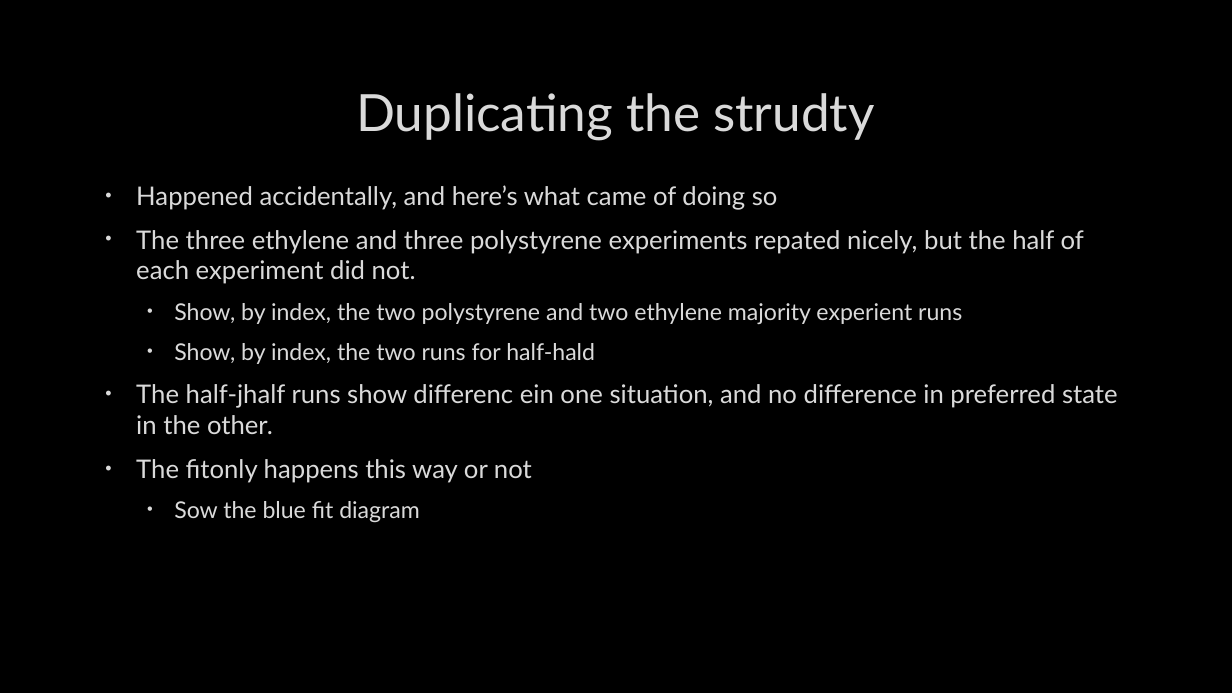
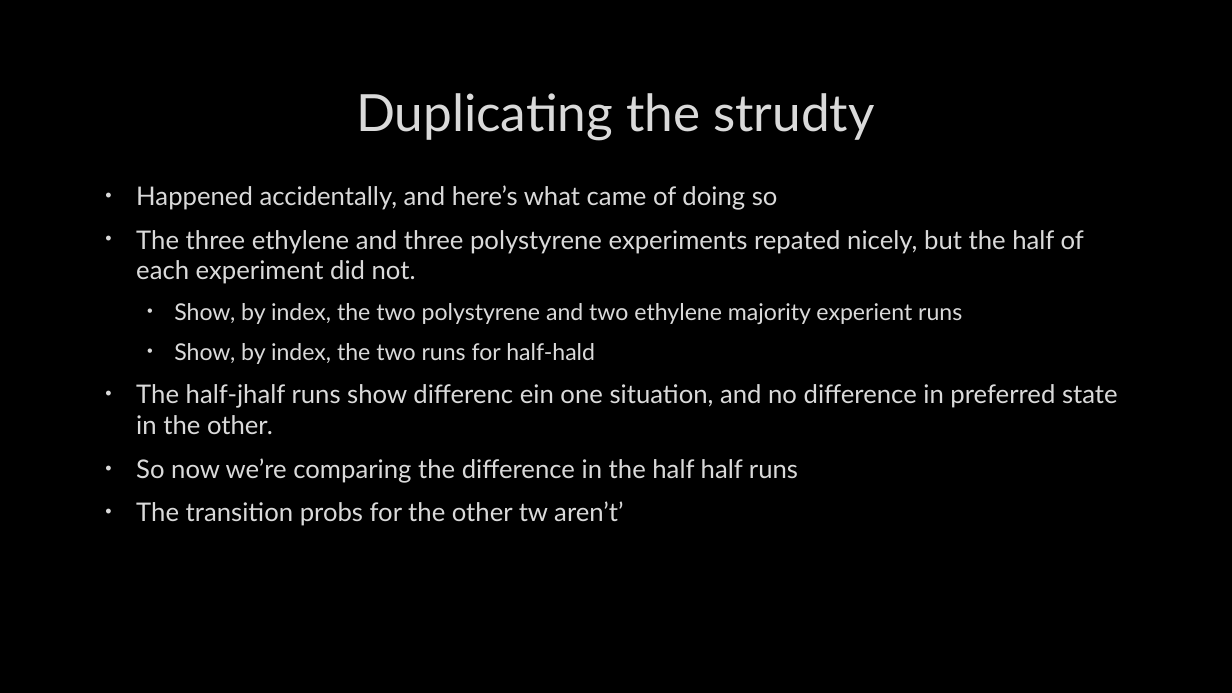
Before and after one commit to TchakamauRa/Soft-Matter, a slide deck: slide 18 of Backup copy.pptx. Drawn at 1232x693 pixels with LibreOffice and Linux fonts; fonts in the diff are those of the drawing; background and template pictures are left out. Boxes give left, top, right and bottom in pixels: in the first picture for what was removed or moved away, otherwise in the second. Text is boxed around its words. In the diff, an @@ line names an element or a change of style, - is before the commit and + after.

```diff
--- a/Backup copy.pptx
+++ b/Backup copy.pptx
@@ text at (136, 458, 798, 526): text changed @@
-• The fitonly happens this way or not
-  • Sow the blue fit diagram
+• So now we’re comparing the difference in the half half runs
+• The transition probs for the other tw aren’t’
```
Also in this commit, not shown: 5 other slides changed, 5 slides removed, 5 other files.
